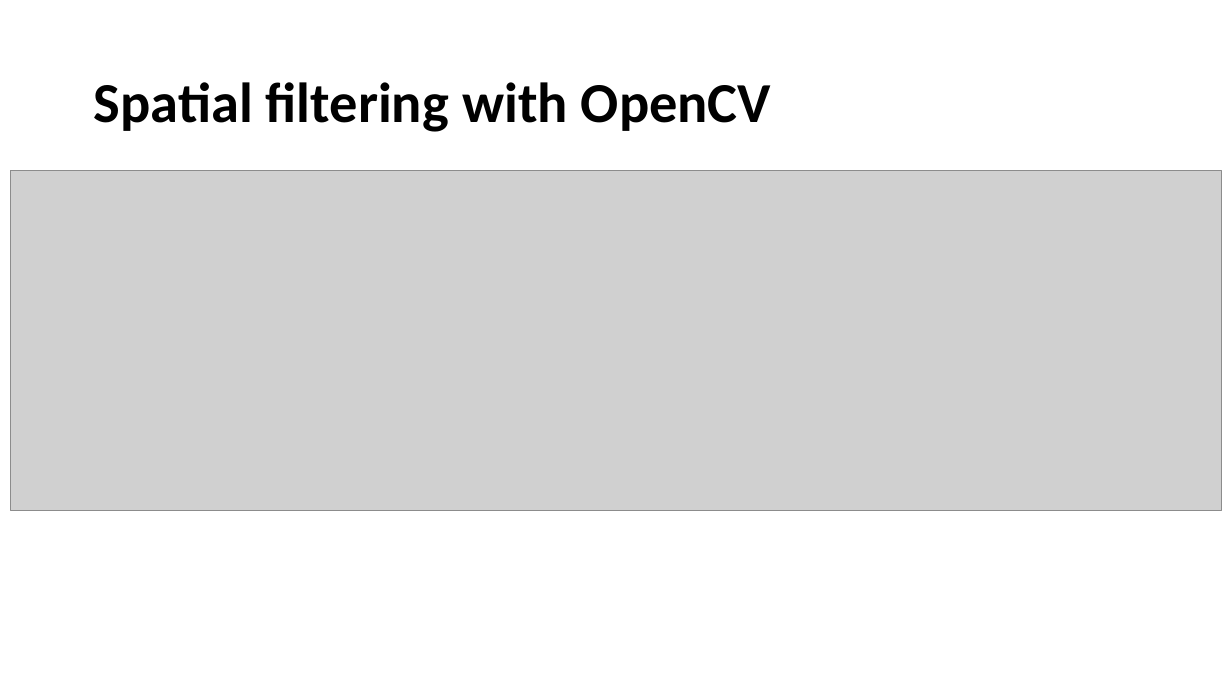
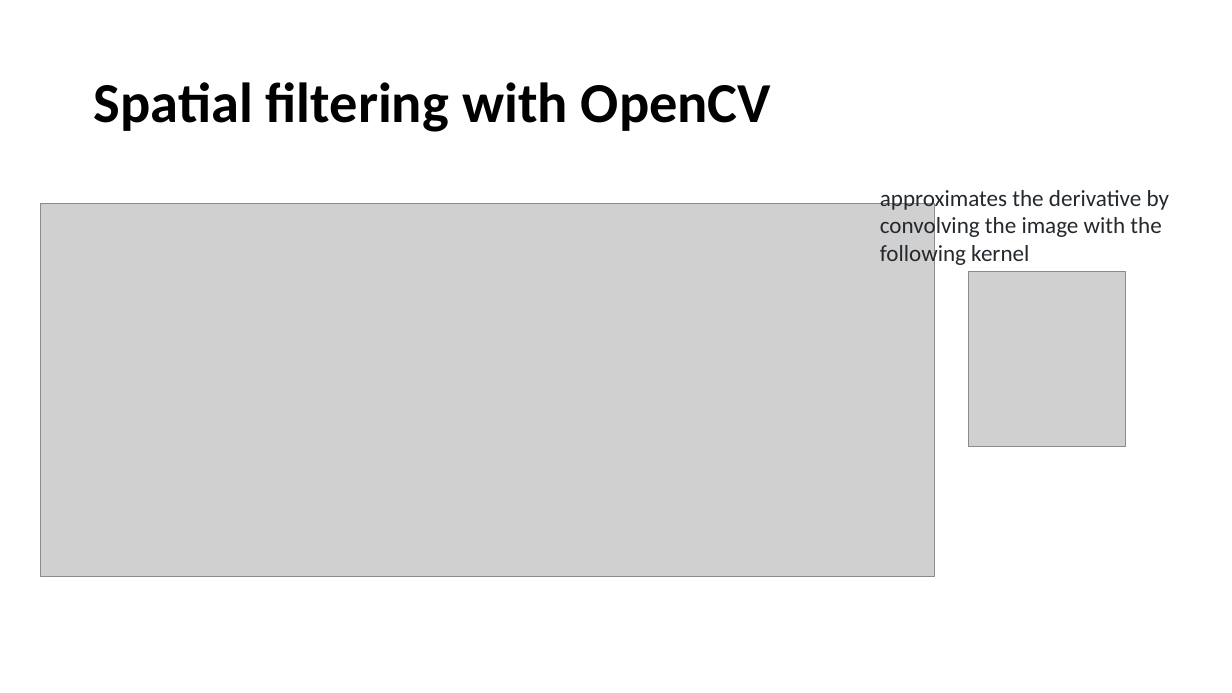
Before and after one commit to yimethan/computer_vision_study, a slide deck: slide 22 of week1_2/week1_2.pptx. Drawn at 1232x693 pixels with LibreOffice and Linux fonts; fonts in the diff are those of the drawing; grey boxes stand for pictures. Boxes give left, top, right and bottom in pixels: in the first picture for what was removed or moved away, otherwise in the second. Text is boxed around its words. In the diff, an @@ line names an element or a change of style, - is before the commit and + after.

```diff
--- a/week1_2/week1_2.pptx
+++ b/week1_2/week1_2.pptx
@@ picture: place and size @@
-picture at bbox=[10, 171, 1222, 510]
+picture at bbox=[41, 203, 935, 576]
@@ text added at bbox=[880, 190, 1169, 268], 18 pt, text #24292E @@
+approximates the derivative by convolving the image with the following kernel
@@ picture added at bbox=[969, 272, 1125, 446] @@
```
Also in this commit, not shown: 3 other files.
